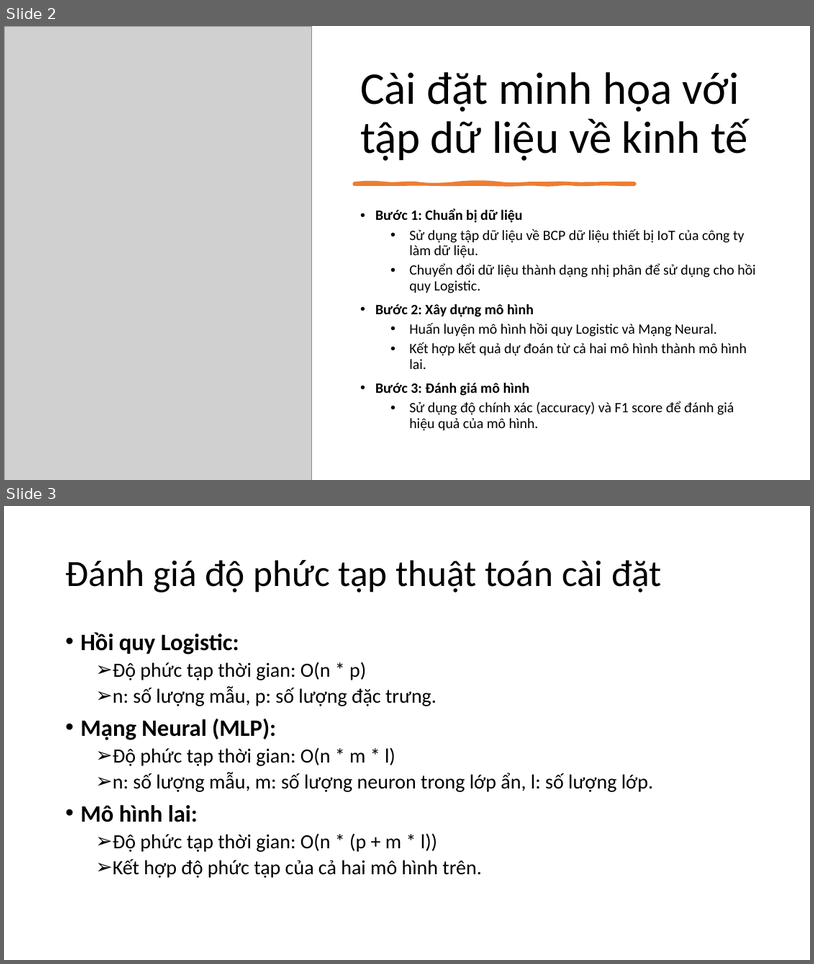
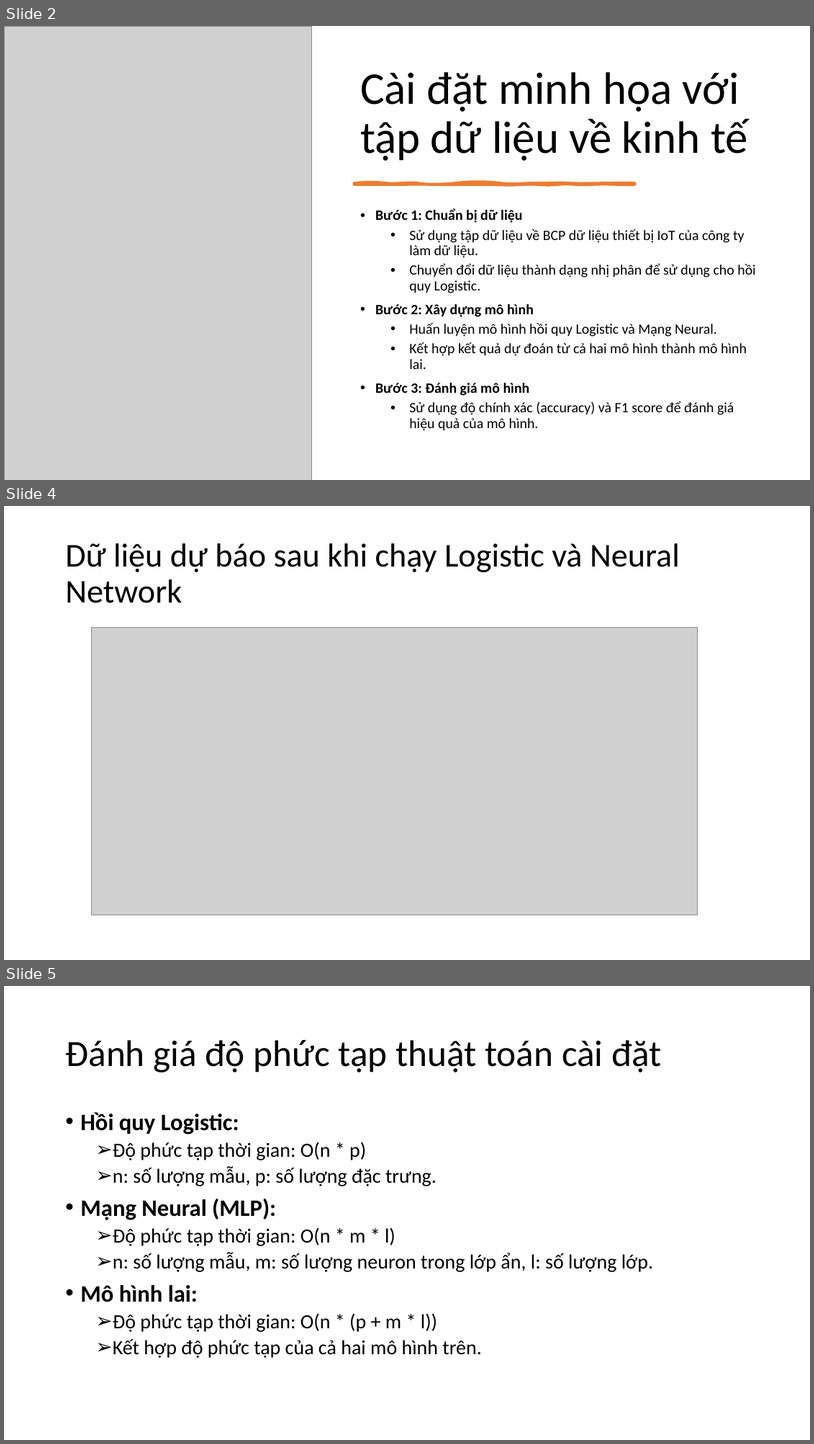
Before and after one commit to thanhtai9606/lab-master, a slide deck: lab/IS6404 -T7/ Đồ án cuối kỳ/Thuyết trình .pptx. Shown one above the other, each under a label of ours: slides 2 and 3 before the commit, slides 2, 4 and 5 after it; the slides between them are not shown. The pictures are 814x964 and 814x1444 pixels, drawn with LibreOffice and Linux fonts; fonts in the diff are those of the drawing; grey boxes stand for pictures. Boxes give left, top, right and bottom in pixels: in the first picture for what was removed or moved away, otherwise in the second. Text is boxed around its words. In the diff, an @@ line names an element or a change of style, - is before the commit and + after.

Commit message:
update ppt for t7

```diff
--- a/lab/IS6404 -T7/ Đồ án cuối kỳ/Thuyết trình .pptx
+++ b/lab/IS6404 -T7/ Đồ án cuối kỳ/Thuyết trình .pptx
@@ slide 4 added at (4,506,810,960), background #FFFFFF @@
@@ title added at (65,543,680,603), 39.6 pt, text #000000 @@
+Dữ liệu dự báo sau khi chạy Logistic và Neural Network
@@ picture added at (92,628,698,915) @@
@@ what was slide 3 is now slide 5 @@
```
Also in this commit, not shown: 1 other slide added, 6 other files.
